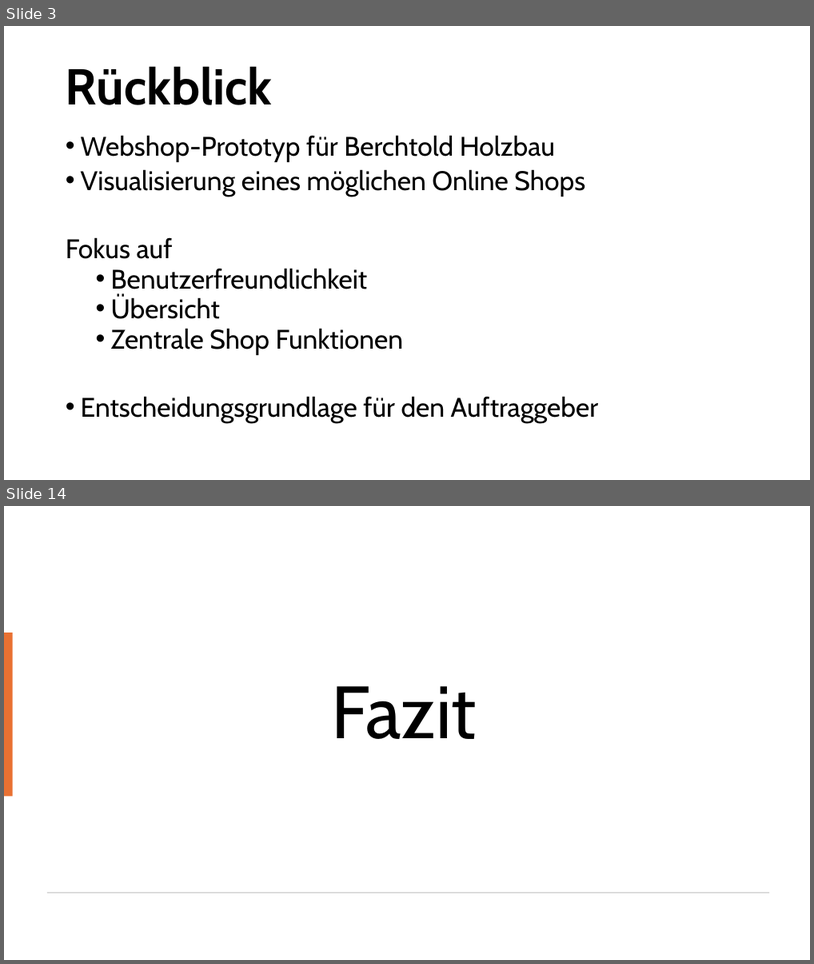
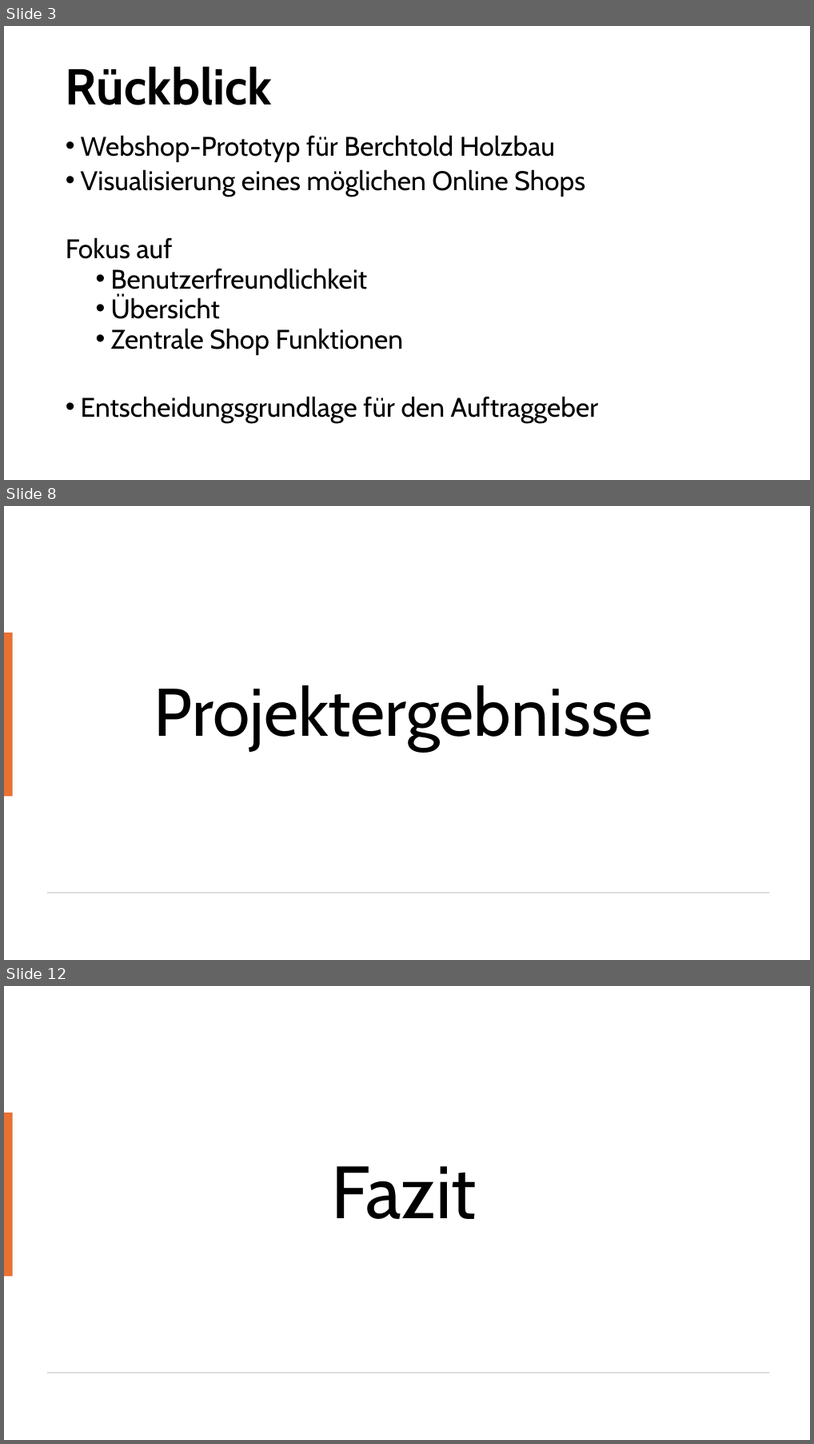
Before and after one commit to HalbmayrJulian/JHLB-BerchtoldHolzbauplanWebshop, a slide deck: Webshop_Berchtold/Endpräsentation_Webshop.pptx. Shown one above the other, each under a label of ours: slides 3 and 14 before the commit, slides 3, 8 and 12 after it; the slides between them are not shown. The pictures are 814x964 and 814x1444 pixels, drawn with LibreOffice and Linux fonts; fonts in the diff are those of the drawing. Boxes give left, top, right and bottom in pixels: in the first picture for what was removed or moved away, otherwise in the second. Text is boxed around its words. In the diff, an @@ line names an element or a change of style, - is before the commit and + after.

```diff
--- a/Webshop_Berchtold/Endpräsentation_Webshop.pptx
+++ b/Webshop_Berchtold/Endpräsentation_Webshop.pptx
@@ slide 8 added at (4,506,810,960), background #FFFFFF @@
@@ rectangle added at (4,632,13,796), fill #E97132 @@
@@ title added at (154,685,654,750), 80 pt, text #000000 @@
+Projektergebnisse
@@ rectangle added at (47,892,770,893), fill #D5D5D5 @@
@@ what was slide 14 is now slide 12 @@
```
Also in this commit, not shown: 2 slides changed, 5 other slides added, 8 slides removed.
